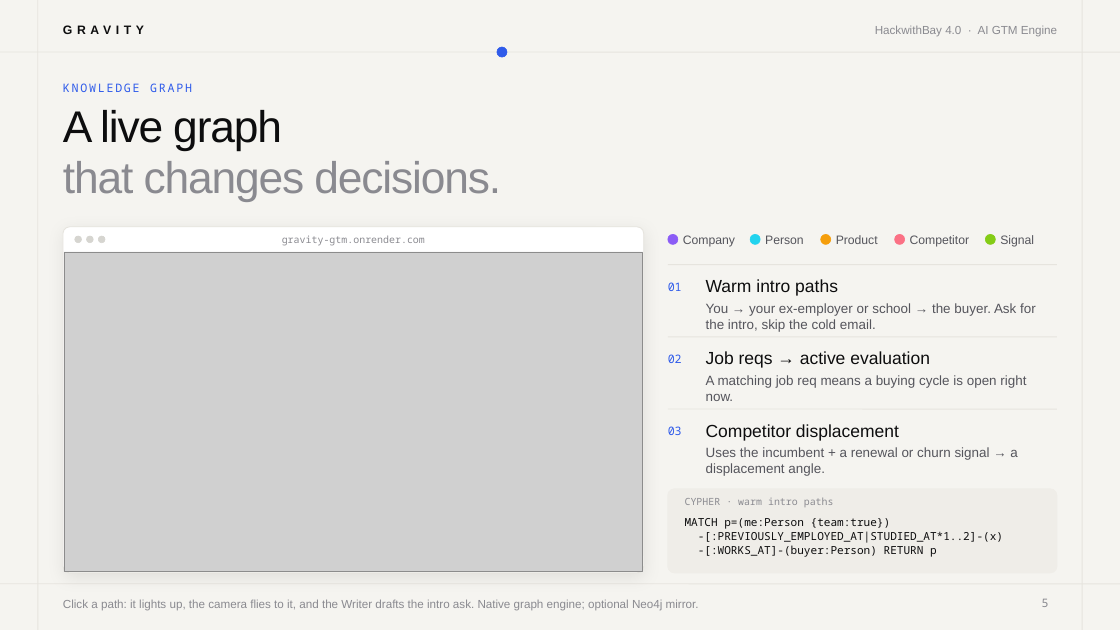
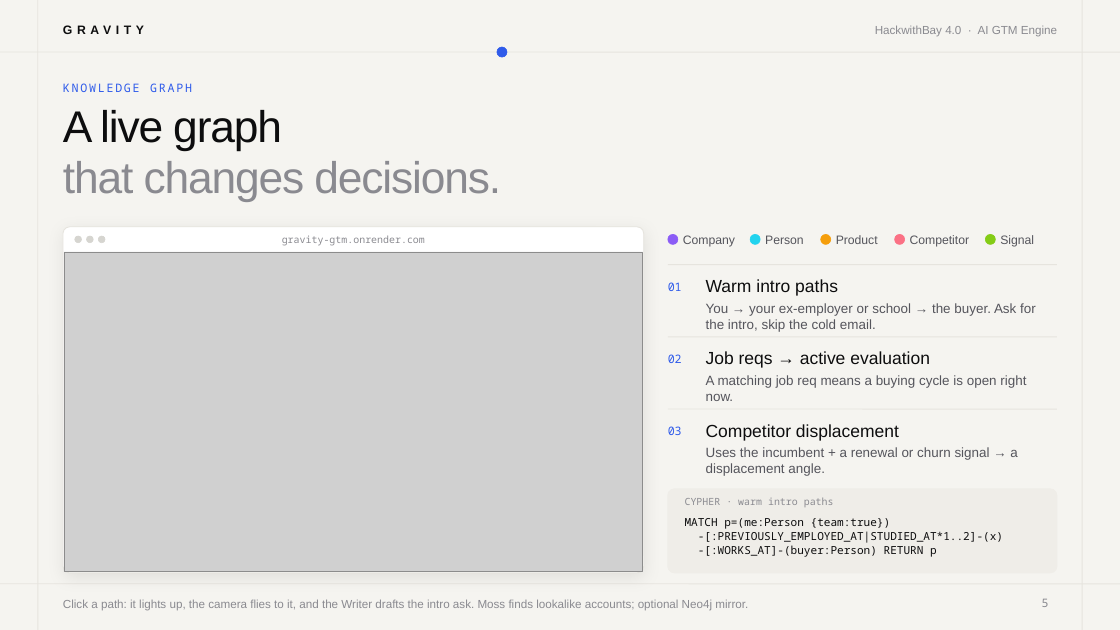
Before and after one commit to vnmoorthy/gravity-gtm, a slide deck: slide 5 of deck/Gravity-Pitch.pptx. Drawn at 1120x630 pixels with LibreOffice and Linux fonts; fonts in the diff are those of the drawing; grey boxes stand for pictures. Boxes give left, top, right and bottom in pixels: in the first picture for what was removed or moved away, otherwise in the second. Text is boxed around its words. In the diff, an @@ line names an element or a change of style, - is before the commit and + after.

```diff
--- a/deck/Gravity-Pitch.pptx
+++ b/deck/Gravity-Pitch.pptx
@@ text at bbox=[63, 599, 748, 610]: text changed @@
-Click a path: it lights up, the camera flies to it, and the Writer drafts the intro ask. Native graph engine; optional Neo4j mirror.
+Click a path: it lights up, the camera flies to it, and the Writer drafts the intro ask. Moss finds lookalike accounts; optional Neo4j mirror.
```
Also in this commit, not shown: 7 other slides changed, 17 other files.
